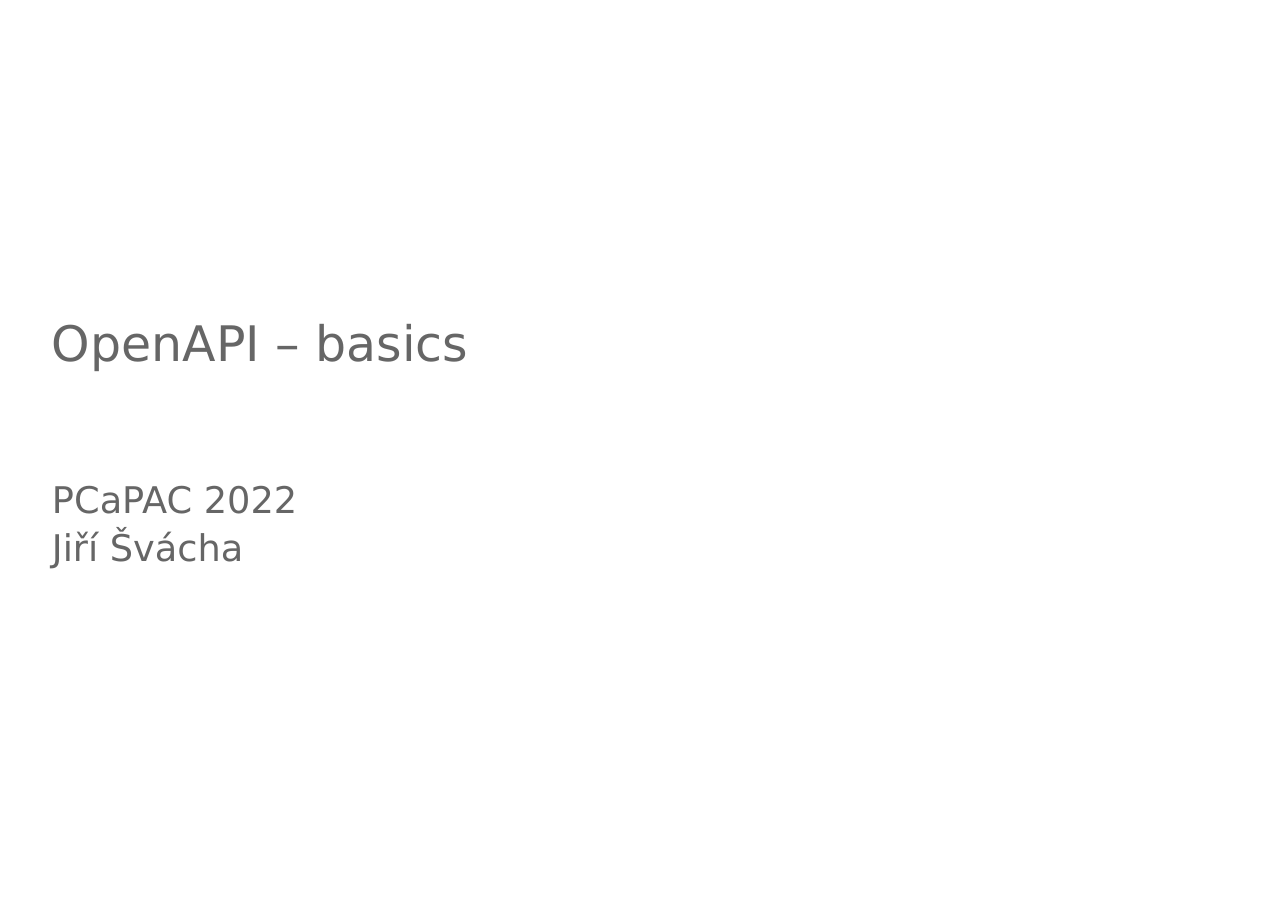
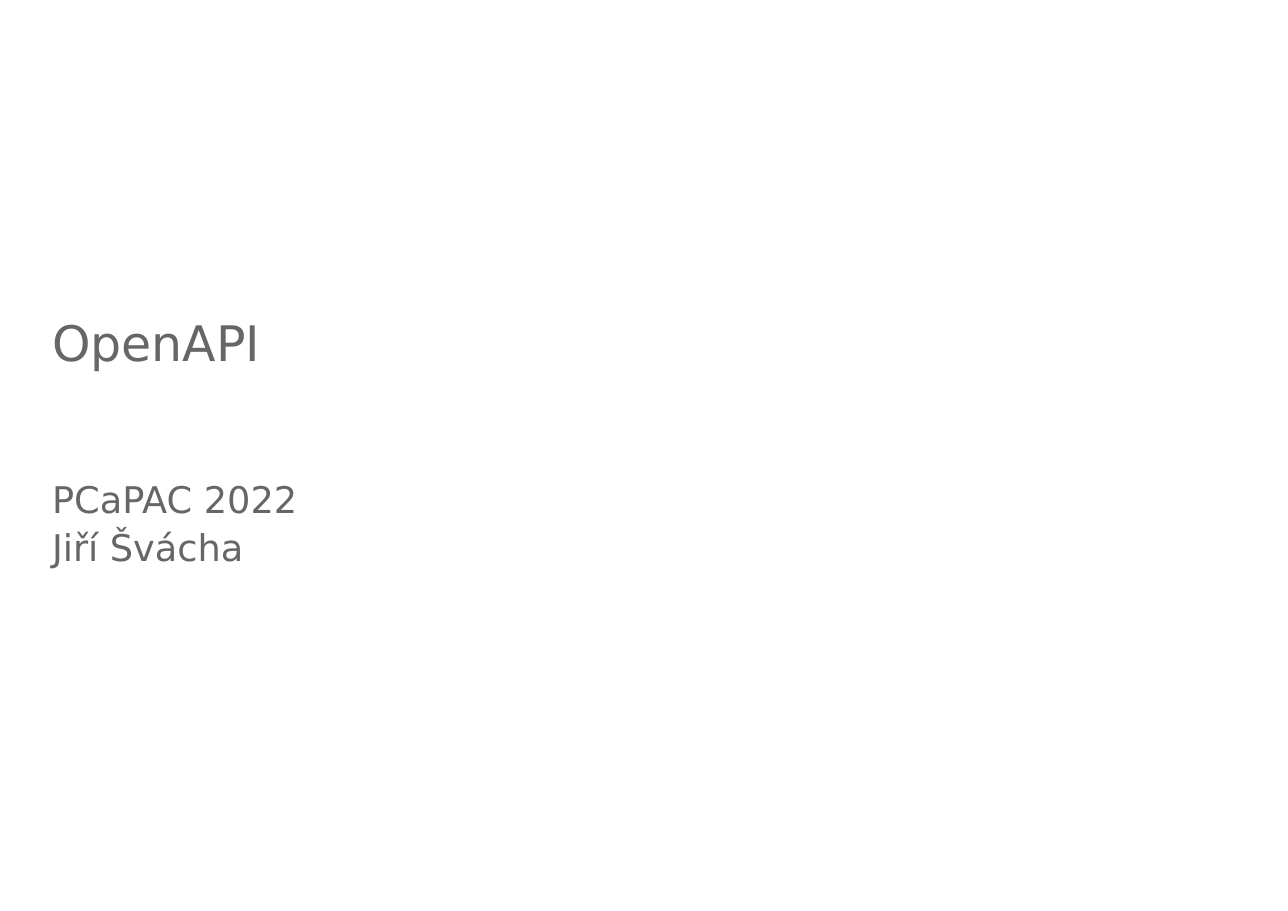
Before and after one commit to svachaj/OpenAPI-Tutorial, a slide deck: slide 1 of PCaPAC-tutorial-openapi.pptx. Drawn at 1288x911 pixels with LibreOffice and Linux fonts; fonts in the diff are those of the drawing; background and template pictures are left out. Boxes give left, top, right and bottom in pixels: in the first picture for what was removed or moved away, otherwise in the second. Text is boxed around its words. In the diff, an @@ line names an element or a change of style, - is before the commit and + after.

```diff
--- a/PCaPAC-tutorial-openapi.pptx
+++ b/PCaPAC-tutorial-openapi.pptx
@@ text at (52, 324, 260, 371): text changed @@
-OpenAPI – basics
+OpenAPI
```
Also in this commit, not shown: 4 other slides changed, 1 slide added, 23 other files.
